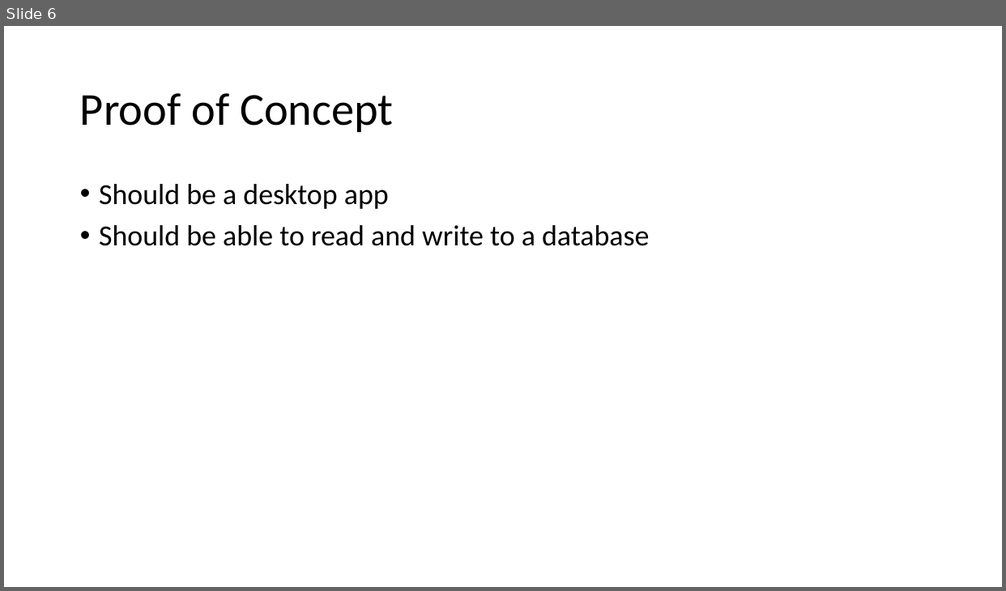
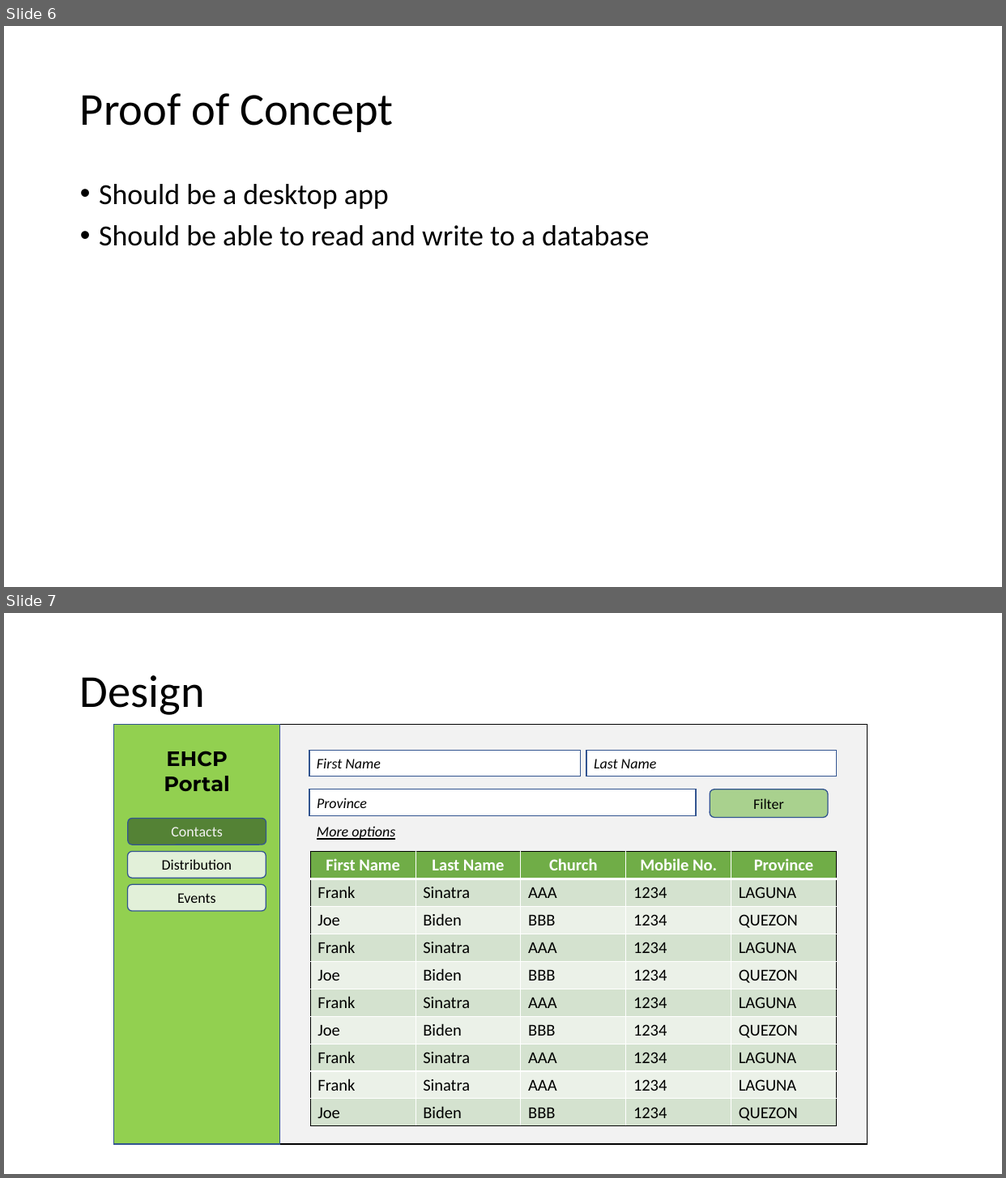
Before and after one commit to rexsace/EHCPPortal, a slide deck: docu/EHCP Portal.pptx. Shown one above the other, each under a label of ours: slide 6 before the commit, slides 6 and 7 after it. The pictures are 1006x591 and 1006x1178 pixels, drawn with LibreOffice and Linux fonts; fonts in the diff are those of the drawing. Boxes give left, top, right and bottom in pixels: in the first picture for what was removed or moved away, otherwise in the second. Text is boxed around its words. In the diff, an @@ line names an element or a change of style, - is before the commit and + after.

Commit message:
Create new designs for menu and display panel

```diff
--- a/docu/EHCP Portal.pptx
+++ b/docu/EHCP Portal.pptx
@@ slide 7 added at (4,613,1002,1174), background #FFFFFF @@
@@ title added at (80,675,205,715), 44 pt, text #000000 @@
+Design
@@ rectangle added at (114,725,280,1144), fill #92D050, outline #325491 1 pt @@
@@ rectangle added at (279,725,867,1144), fill #F2F2F2, outline #000000 1 pt @@
@@ text added at (164,751,230,791), 20 pt, text #000000, bold @@
+EHCP Portal
@@ rectangle added at (309,750,581,776), fill #FFFFFF, outline #325491 1 pt, 14 pt, text #000000, italic @@
+First Name
@@ rectangle added at (586,750,837,776), fill #FFFFFF, outline #325491 1 pt, 14 pt, text #000000, italic @@
+Last Name
@@ rectangle added at (309,790,696,815), fill #FFFFFF, outline #325491 1 pt, 14 pt, text #000000, italic @@
+Province
@@ rounded rectangle added at (710,790,829,818), fill #A9D18E, outline #325491 1 pt, 14 pt, text #000000 @@
+Filter
@@ rounded rectangle added at (127,818,266,845), fill #548235, outline #325491 1 pt, 14 pt, text #F2F2F2 @@
+Contacts
@@ text added at (317,826,395,840), 14 pt, text #000000, italic, underline @@
+More options
@@ rounded rectangle added at (127,852,266,878), fill #E2F0D9, outline #325491 1 pt, 14 pt, text #000000 @@
+Distribution
@@ table added at (310,852,838,1127), 10 rows, 5 columns @@
+First Name | Last Name | Church | Mobile No. | Province
+Frank | Sinatra | AAA | 1234 | LAGUNA
+Joe | Biden | BBB | 1234 | QUEZON
+Frank | Sinatra | AAA | 1234 | LAGUNA
+Joe | Biden | BBB | 1234 | QUEZON
+Frank | Sinatra | AAA | 1234 | LAGUNA
+Joe | Biden | BBB | 1234 | QUEZON
+Frank | Sinatra | AAA | 1234 | LAGUNA
+Frank | Sinatra | AAA | 1234 | LAGUNA
+Joe | Biden | BBB | 1234 | QUEZON
@@ rounded rectangle added at (127,884,266,911), fill #E2F0D9, outline #325491 1 pt, 14 pt, text #000000 @@
+Events
```
Also in this commit, not shown: 1 other slide added, 1 slide removed, 2 other files.
